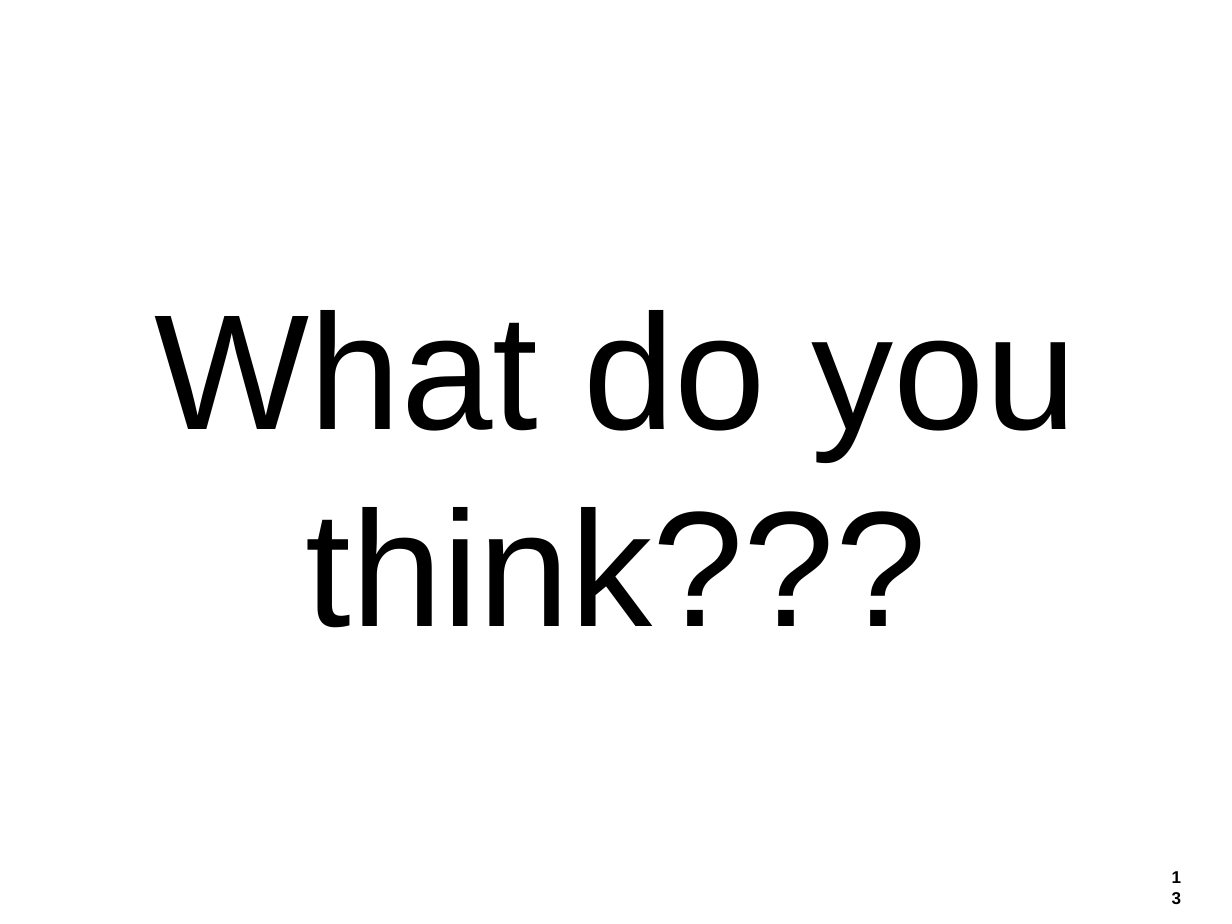
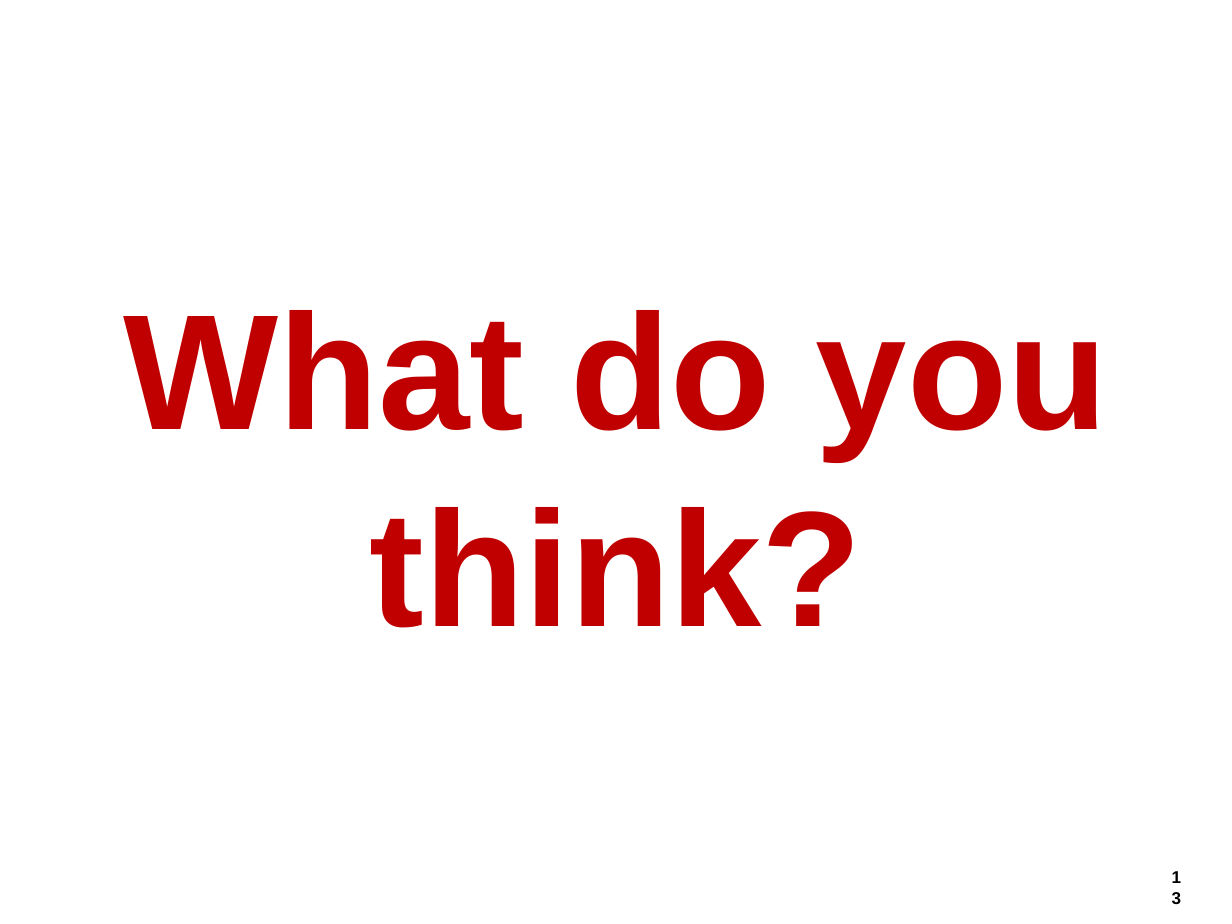
Before and after one commit to hageyahhoo/agile2014, a slide deck: slide 13 of presentations/TechnologyDrivenDevelopment.pptx. Drawn at 1232x924 pixels with LibreOffice and Linux fonts; fonts in the diff are those of the drawing; background and template pictures are left out. Boxes give left, top, right and bottom in pixels: in the first picture for what was removed or moved away, otherwise in the second. Text is boxed around its words. In the diff, an @@ line names an element or a change of style, - is before the commit and + after.

```diff
--- a/presentations/TechnologyDrivenDevelopment.pptx
+++ b/presentations/TechnologyDrivenDevelopment.pptx
@@ text at [123,310,1108,628]: text changed; text colour #000000 to #C00000; bold on @@
-What do you think???
+What do you think?
```
Also in this commit, not shown: 13 other slides changed, 11 slides added, 7 slides removed.
